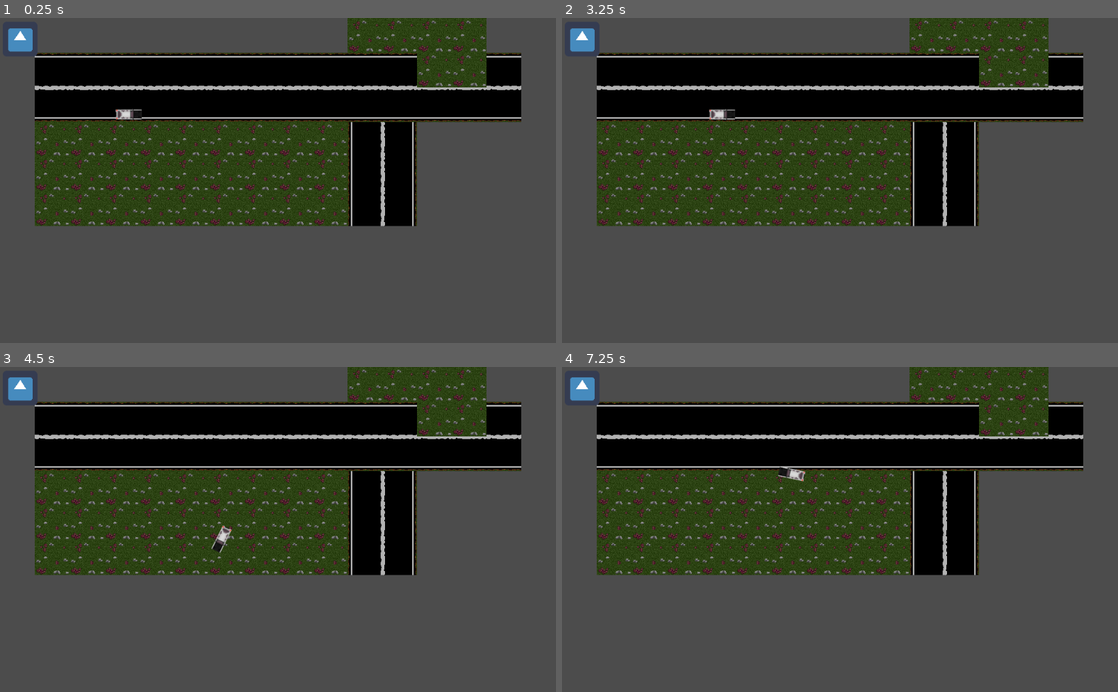
Above: before the commit, frames 1-4 (two rows, left to right).
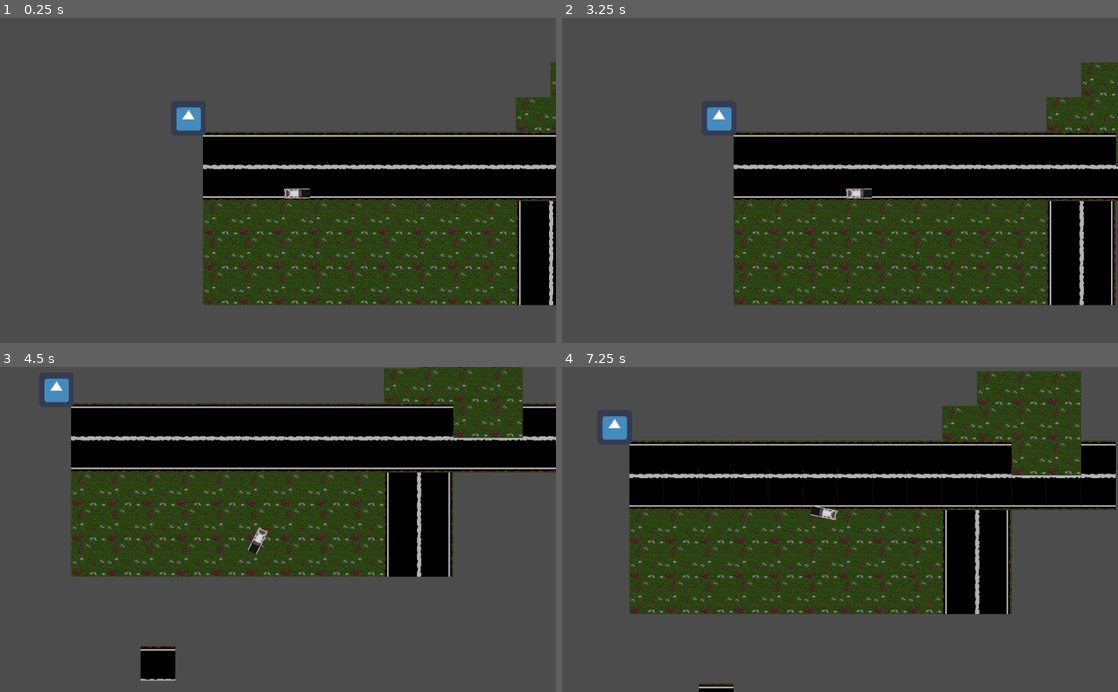
Above: after the commit, the same moments.

Repository: VictorChenJ/Tofu-Delivery-Simulator-Shoot-Out-Simulator-Game-D1
Game: Godot game, scene res://Map.tscn
The game is run twice, just before and just after one commit, with the same random seed, the same clock (stepped at 60 frames per second) and the same inputs. The engine's default icon, where the game draws it, is replaced by a stand-in: a white triangle on a blue panel in a dark square.
Inputs:
- Up to frame 1 (0.25 s): no input
- Up to frame 2 (3.25 s): tap Enter at 0.5, 2.75 s; hold A (steer_right) 0.53-1.28 s; tap Space (brake) at 1.25 s; hold Space (brake) 1.28-2.03 s; hold A (steer_right) 2.03-2.78 s; hold W (accelerate) from 2.78 s (still down)
- Up to frame 3 (4.5 s): release W (accelerate) at 3.53 s; hold D (steer_left) from 3.53 s (still down)
- Up to frame 4 (7.25 s): release D (steer_left) at 5.03 s; hold Space (brake) 5.03-5.78 s; hold A (steer_right) 5.78-6.53 s; hold W (accelerate) from 6.53 s (still down)

The runs differ from the first frame. In frame 1, 62% of the frame differs, in the area x 1-100%, y 0-89%; in frame 2, 64%; in frame 3, 21%; in frame 4, 40%.

Commit message:
CAMERA
CAMERA BE WORKING

Diff:
--- a/Map.tscn
+++ b/Map.tscn
@@ -83,10 +83,14 @@
 [node name="TileMap" type="TileMap"]
 tile_set = SubResource( 1 )
 format = 1
-tile_data = PoolIntArray( -65525, 4, 0, -65524, 4, 0, -65523 …(846 unchanged characters)… 327689, 4, 0, 327690, 2, 0, 327691, 3, 0 )
+tile_data = PoolIntArray( -65525, 4, 0, -65524, 4, 0, -65523 …(846 unchanged characters)… 327689, 4, 0, 327690, 2, 0, 327691, 3, 0, 524291, 0, 0 )
 
 [node name="KinematicBody2D" parent="." instance=ExtResource( 1 )]
 position = Vector2( 202, 154 )
 
+[node name="Camera2D2" type="Camera2D" parent="KinematicBody2D"]
+current = true
+process_mode = 0
+
 [node name="RigidBody2D" parent="." instance=ExtResource( 3 )]
 position = Vector2( 37, 39 )
